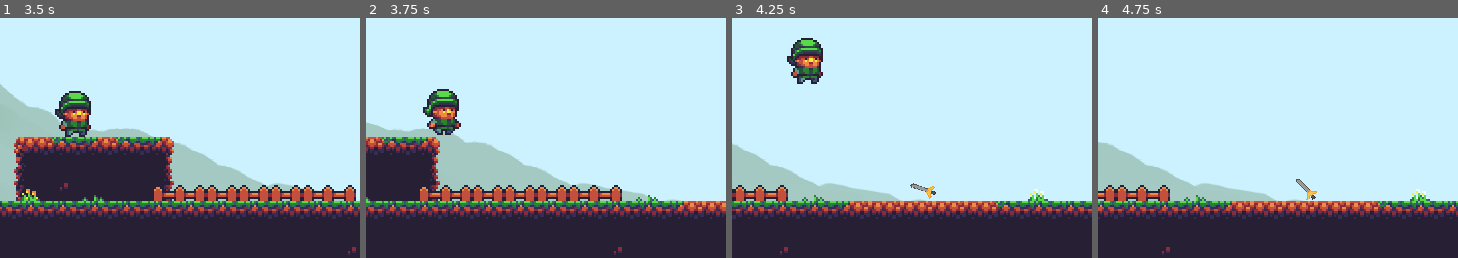
Above: before the commit, frames 1-4 (left to right).
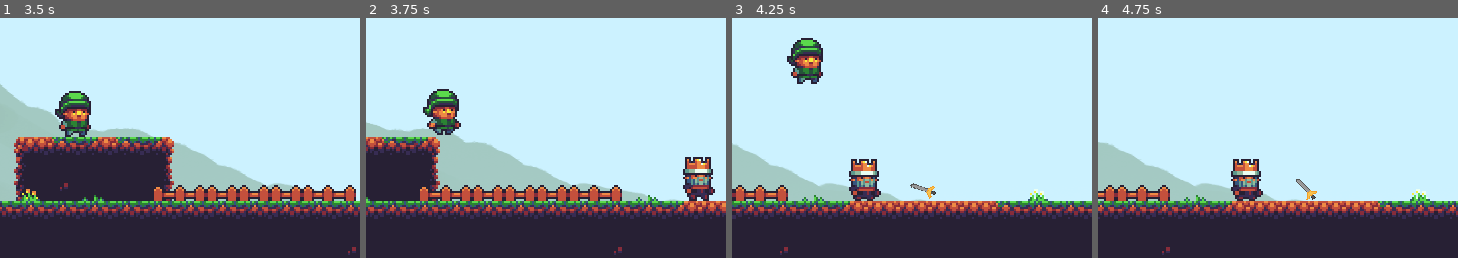
Above: after the commit, the same moments.

Repository: panicstevenson/buy-a-sword
Game: Godot game, scene res://Level.tscn
Two runs of this game, one before a commit and one after it. Both use one fixed random seed, a clock stepped at 60 frames per second and the inputs below.
Inputs:
- Up to frame 1 (3.5 s): hold Right (ui_right) 0.53-2.03 s; tap Space (ui_select) at 0.77, 1.52, 3.02 s; hold Left (ui_left) 2.03-2.78 s; hold Right (ui_right) from 2.78 s (still down)
- Up to frame 2 (3.75 s): keep holding Right (ui_right)
- Up to frame 3 (4.25 s): keep holding Right (ui_right); tap Space (ui_select) at 3.77 s
- Up to frame 4 (4.75 s): release Right (ui_right) at 4.28 s; hold Left (ui_left) from 4.28 s (still down); tap Space (ui_select) at 4.52 s
The pictures show only the part of the screen within x 50-100%, y 48-98%; the shares and areas given below are measured in that part.

Frame 1 is identical in both runs. In frame 2, 1.3% of the frame differs, in the area x 88-97%, y 57-77%; in frame 3, 1.3%; in frame 4, 1.3%.

Commit message:
Friend

Diff:
--- a/Level.tscn
+++ b/Level.tscn
@@ -7,6 +7,7 @@
 [ext_resource path="res://items/buyable_sword.tscn" type="PackedScene" id=5]
 [ext_resource path="res://HazardTileMap.tscn" type="PackedScene" id=6]
 [ext_resource path="res://Background.tscn" type="PackedScene" id=7]
+[ext_resource path="res://npcs/most_important_npc.tscn" type="PackedScene" id=8]
 
 [node name="Node2D" type="Node2D"]
 script = ExtResource( 3 )
@@ -32,3 +33,6 @@
 offset = Vector2( 1000, 0 )
 scale = Vector2( 1.2, 1 )
 transform = Transform2D( 1.2, 0, 0, 1, 1000, 0 )
+
+[node name="most_important_npc" parent="." instance=ExtResource( 8 )]
+position = Vector2( 1059.98, 324.002 )
Not shown: 1 places in Level.tscn that only renumber resources
